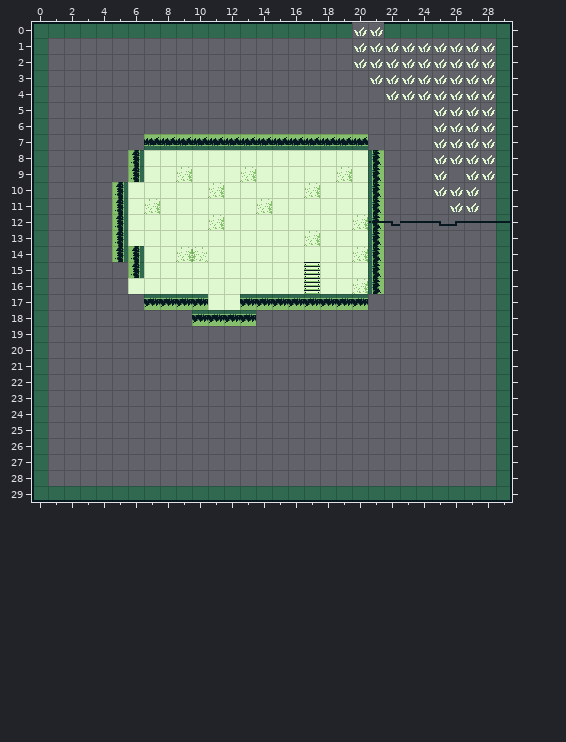
Level history. Tiled map: tiled/PondMap.tmx. Above, as it was before the edit.
Cells are 16x16 px. Shown: x 0..29, y 0..29.
The result:
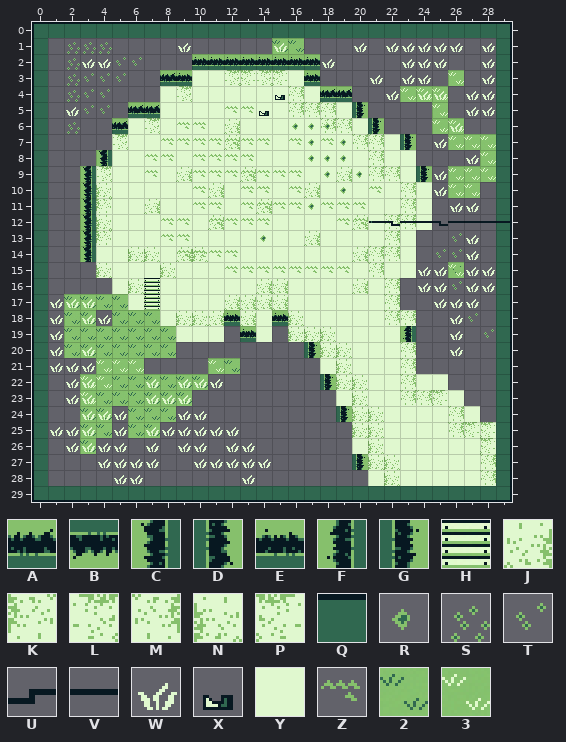
Key: from "PondMapSprites": A 0 "pond-edge-horizontal", B 0 turned 180 "pond-edge-horizontal", C 0 turned 270 "pond-edge-horizontal", D 0 turned 90 "pond-edge-horizontal", E 1 "pond-edge-horizontal-1", F 1 turned 270 "pond-edge-horizontal-1", G 1 turned 90 "pond-edge-horizontal-1", H 2 "Steg", J 3 "Sprite-Pond Welle li", K 3 turned 180 "Sprite-Pond Welle li", L 3 turned 270 "Sprite-Pond Welle li", M 4 "Sprite-Pond Welle re", N 4 turned 180 "Sprite-Pond Welle re", P 4 turned 270 "Sprite-Pond Welle re", Q 5 turned 270 "Sprite-Rand", R 6 "Blatt", S 8 "Blumen", T 9 "Blumen1", U 12 flipped left-right "Gartenschlauch2", V 13 "Gartenschlauch3", W 15 "Grashalm", X 16 "Muell", Y 17 "Sprite-Wasser", Z 18 "Wasser", 2 19 "bg grass dark", 3 20 "bg grass light".
_ is an empty cell, # one hidden under a higher layer.
Tiles replaced or removed in this view: A, B, D, F, H, U, W, Y.
Changes in this commit:
Changed rows in their new state; . is an unchanged cell.
Layer "Kachelebene 1":
first column x 2:
 0 ..................QQ.......
 1 .............22...._....._.
 2 ........EEEEEEEE..___...__.
 3 ......AEYYLPLPYE...._.._3_.
 4 ......YLYYYYYYMYAA...333_..
 5 ....AAYYYYYYYYMMMYG....3_..
 6 ...AYLYYYYJYYYYYMMYG...33__
 7 ...LYYYYYYJYYYYYYYMMYG..333
 8 ..CYY..............MYY.__.3
 9 .CLYY..............MMYG.333
10 .CNY...............YYMY.33.
11 .CKY...............YYMY....
12 .CNY...............YMMY.V..
13 .CKY...............YMY.....
14 .CYYNN.............MMY.....
15 ..NYY.N........Y...MYY..3..
16 ...YNH......JJ.Y...YM......
17 2222YHYYY.JJJJYYYYYYM......
18 22.222YNNJ#JY.NYYYYYMM.....
19 2222222YYY..Y.NNNYYYY......
20 2222222.........NNYYYM.....
21 ..333....32.....YNYYYM.....
22 .33222222........NNYYMYY...
23 .3222222.........YNYYMMPY..
24 .22.222...........NNYYYYMY.
25 .22.22............NNYYYYMPP
26 .2................YNYYYYYYP
27 ...................NNYYYYYM
28 ...................YNYYYYYM
Layer "Kachelebene 2":
first column x 1:
 1 .SSS....W.....W.............
 2 .SWWTT...........W..........
 3 .STTT.......................
 4 .STT..........X........WW...
 5 .WTT.......ZZX..............
 6 .S......ZZ.....RRR.......W..
 7 .......ZZZZZZZ.ZRZR.........
 8 ......ZZ.ZZZZ...RRR.........
 9 ......Z..ZZZZZZZ.R.R........
10 .........Z..ZZ.Z..R.Z.......
11 .........ZZ.ZZZZRZZZ........
12 .......ZZ.ZZZZ....ZZ....._..
13 .......ZZ....R...........TW.
14 ........ZZZZ............TTW.
15 ...........ZZZZZZZZ....WWTWW
16 .......................WWTWW
17 WWW.....................WWW.
18 W.WW.......E..E..........WT.
19 W...........E.........F..W.T
20 W.W.............G........W..
21 WWW.........................
22 .WW...W.WWW......G..........
23 .WW...WWW...................
24 ..WWW...WW........G.........
25 WWW.W.WWWWWW................
26 .WWWW.W.WW.WW...............
27 ...WWWW..WWWWW.....G........
28 ....WW......W...............
